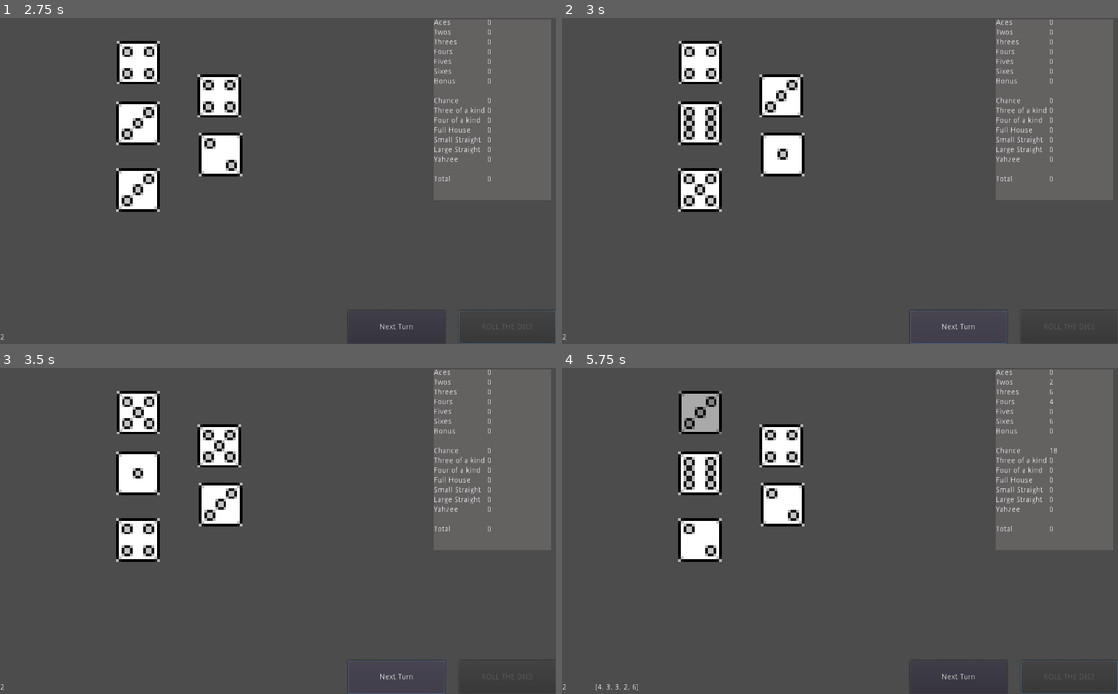
Above: before the commit, frames 1-4 (two rows, left to right).
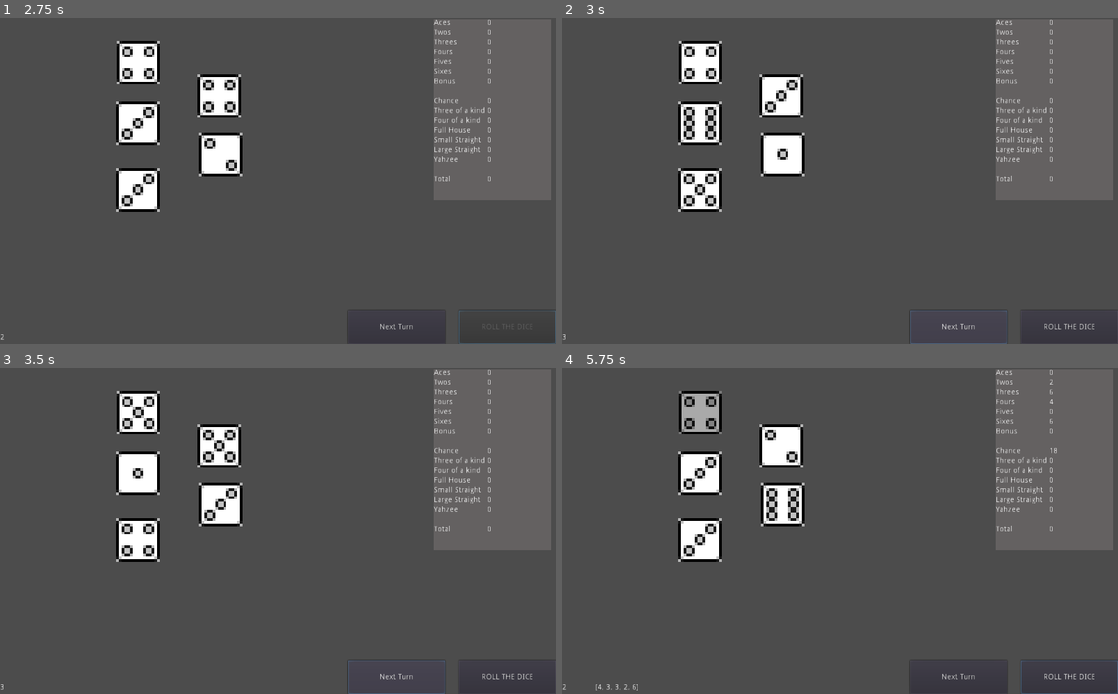
Above: after the commit, the same moments.

Repository: Rirdeg/Yahzee
Game: Godot game, scene res://Scenes/Board.tscn
Same seed, same stepped clock (60 frames per second), same inputs: the game is played once before the commit and once after it. The project has no main scene, so this scene is started directly.
Inputs (mouse positions are in pixels of both pictures, inside the frame that each line leads up to):
- Up to frame 1 (2.75 s): click "Next Turn" at 0.5 s; click "Next Turn" at 1.25 s; click "ROLL THE DICE" at 2 s
- Up to frame 2 (3 s): click "Next Turn" at 2.75 s
- Up to frame 3 (3.5 s): no input
- Up to frame 4 (5.75 s): click (1067, 677) at 3.5 s, where only the run after the commit has a clickable "ROLL THE DICE"; click (1067, 677) at 4.25 s, where only the run before the commit has a clickable "ROLL THE DICE"; tap Enter (ui_accept) at 5, 5.27 s; move the mouse to (701, 413) at 5.02 s; click (701, 413) at 5.17 s

Frame 1 is identical in both runs. In frame 2, less than 0.1% of the frame differs, in the area x 0-96%, y 93-99%; in frame 3, less than 0.1%; in frame 4, 1.3%, in the area x 21-96%, y 8-96%.

Commit message:
Updates to reset logic

Diff:
--- a/Scenes/Board.gd
+++ b/Scenes/Board.gd
@@ -35,6 +35,9 @@
 func reset_rolls():
 	rolls_remaining = 3
 	results = [0,0,0,0,0]
+#	$Scoreboard.update_scoreboard(results)
+	$CanvasLayer/Button.disabled = false
+	$CanvasLayer/Label.text = str(3)
 
 
 func _on_Button_pressed():
